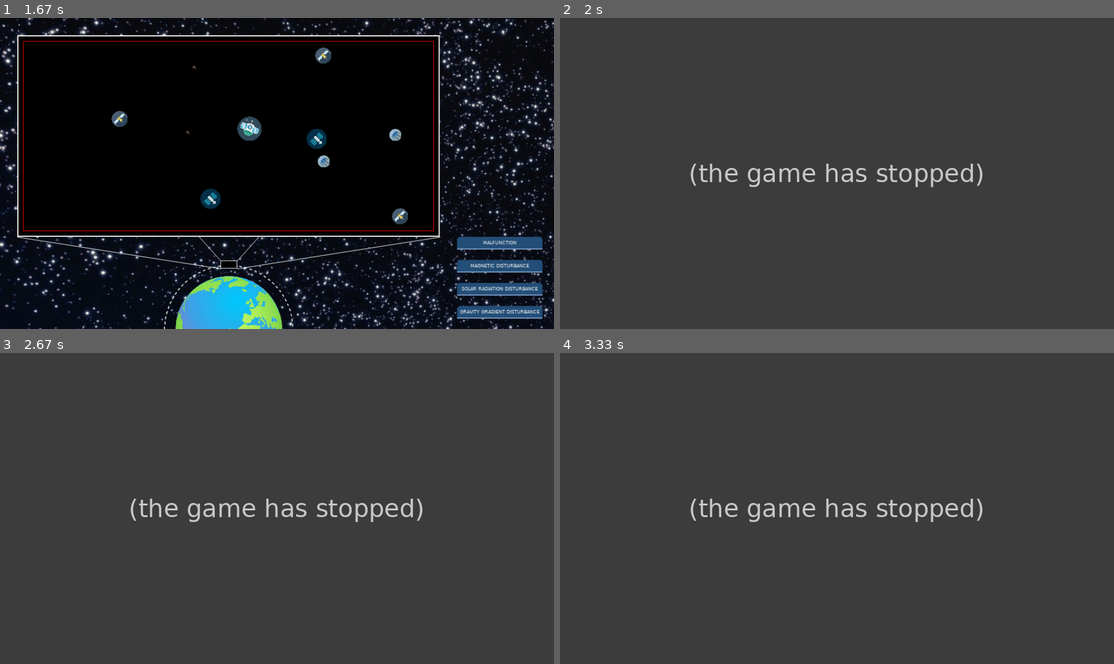
Above: before the commit, frames 1-4 (two rows, left to right).
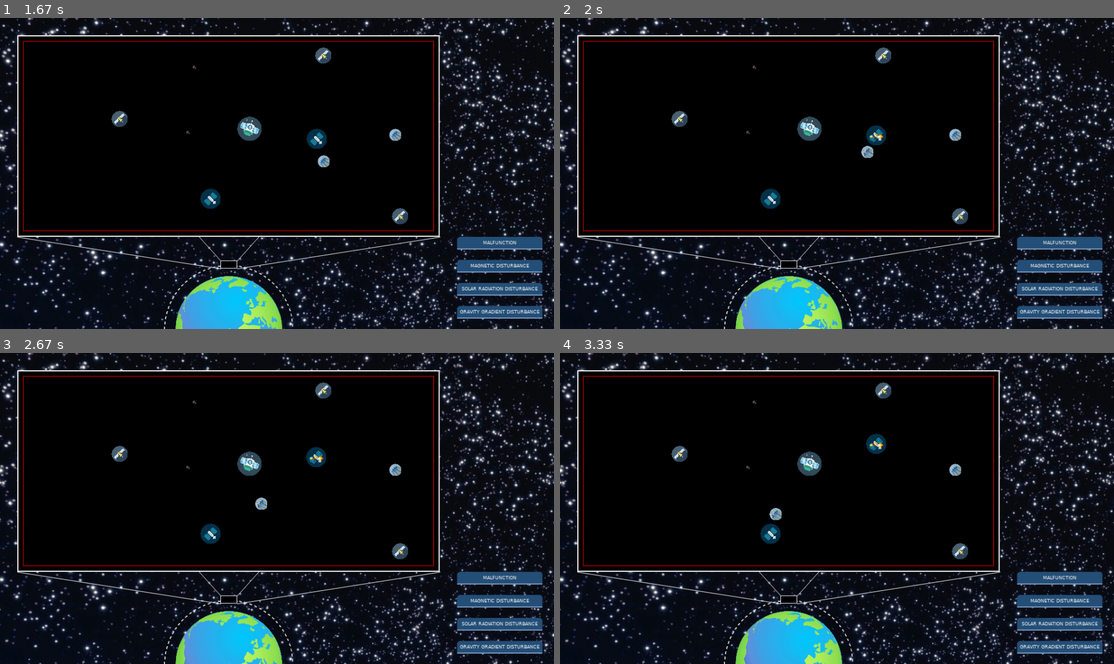
Above: after the commit, the same moments.

Repository: WesselOost/SatelliteSimulation2D
Game: pygame game, started from SatelliteSimulation/main.py
Two runs of this game, one before a commit and one after it. Both use one fixed random seed, a clock stepped at 60 frames per second and the inputs below.
Inputs:
- Up to frame 1 (1.67 s): hold Right 0.33-0.8 s; hold Up 0.83-1.13 s; hold Right 1.17-1.63 s
- Up to frame 2 (2 s): hold Left from 1.67 s (still down)
- Up to frame 3 (2.67 s): release Left at 2.2 s; hold Down 2.23-2.53 s; hold Left from 2.57 s (still down)
- Up to frame 4 (3.33 s): release Left at 2.97 s; hold Up from 3 s (still down)

Frame 1 is identical in both runs. In frame 2, 98% of the frame differs, in the area x 0-100%, y 0-100%; in frame 3, 98%; in frame 4, 98%.
Error before the commit: TypeError: LinearSystemOfEquations.check_identity() missing 2 required positional arguments:...; the game stopped at 1.87 s (later frames are placeholders)

Commit message:
small changes at collision detection

Diff:
--- a/SatelliteSimulation/model/math/math_basic.py
+++ b/SatelliteSimulation/model/math/math_basic.py
@@ -67,8 +67,14 @@
         return np.linalg.norm(self.direction_vector)
 
     def calculate_t(self, point: tuple) -> float:
-        # TODO fix RuntimeWarning: divide by zero encountered in double_scalars
-        return (point[0] - self.support_vector[0]) / self.direction_vector[0]
+        if self.direction_vector[0] != 0:
+            t = (point[0] - self.support_vector[0])/self.direction_vector[0]
+            return t
+        if self.direction_vector[1] != 0:
+            t = (point[1] - self.support_vector[1])/self.direction_vector[1]
+            return t
+        else:
+            return None
 
     def distance_to_point(self, point:tuple)->float:
         location_vector = np.array(point)
--- a/SatelliteSimulation/model/model.py
+++ b/SatelliteSimulation/model/model.py
@@ -119,8 +119,11 @@
 
     def avoid_possible_future_collisions(self):
         for satellite in self.__satellites:
-            possible_collisions: dict = satellite.detect_possible_collisions(satellite.previously_observed_satellites())
-            satellite.avoid_possible_collisions(possible_collisions)
+            if not satellite.is_crashed():
+                possible_collisions: dict = satellite.detect_possible_collisions(satellite.previously_observed_satellites())
+                if possible_collisions:
+                    print(possible_collisions)
+                satellite.avoid_possible_collisions(possible_collisions)
 
 
     # ----------------------------------------------------------------------- #
--- a/SatelliteSimulation/model/satellite/satellite.py
+++ b/SatelliteSimulation/model/satellite/satellite.py
@@ -163,19 +163,9 @@
             self.velocity.set_navigation_velocity(Vector(nav_x, 1))
 
 
-    def collision_possible(self, point1: tuple, point2: tuple, size: float) -> bool:
-        satellite_trajectory = self.__get_satellite_trajectory()
-        other_satellite_trajectories = [StraightLineEquation(point1, point2)]
-        other_satellite_trajectories.extend(self.__get_parallel_trajectory(size))
-        lgs = LinearSystemOfEquations()
-        for trajectory in other_satellite_trajectories:
-            intersection = lgs.get_intersection(satellite_trajectory, trajectory)
-
-
     def detect_possible_collisions(self, previous_observed_satellites) -> dict:
         #TODO consider acceleration
         possible_collisions: dict = dict()
-        lgs = LinearSystemOfEquations()
         satellite_trajectories = [self.__get_satellite_trajectory()]
         if self.velocity.value().magnitude() != 0:
             satellite_trajectories.extend(self.__get_parallel_trajectory(
@@ -189,8 +179,7 @@
                     satellite_trajectories,
                     observed_trajectory,
                     observed_satellite)
-                #TODO clear dict if None as value
-        return possible_collisions
+        return {key: value for key, value in possible_collisions.items() if value is not None}
 
 
     def avoid_possible_collisions(self, possible_collisions: dict):
@@ -287,7 +276,7 @@
         nearest_hit = 1000
         for observed_trajectory in observed_trajectories:
             for satellite_trajectory in satellite_trajectories:
-                identical_trajectories:bool = lgs.check_identity()(satellite_trajectory, observed_trajectory)
+                identical_trajectories:bool = lgs.check_identity(satellite_trajectory, observed_trajectory)
                 if identical_trajectories:
                     intersection, t = lgs.point_and_moment_of_crash(
                         satellite_trajectory, observed_trajectory)
